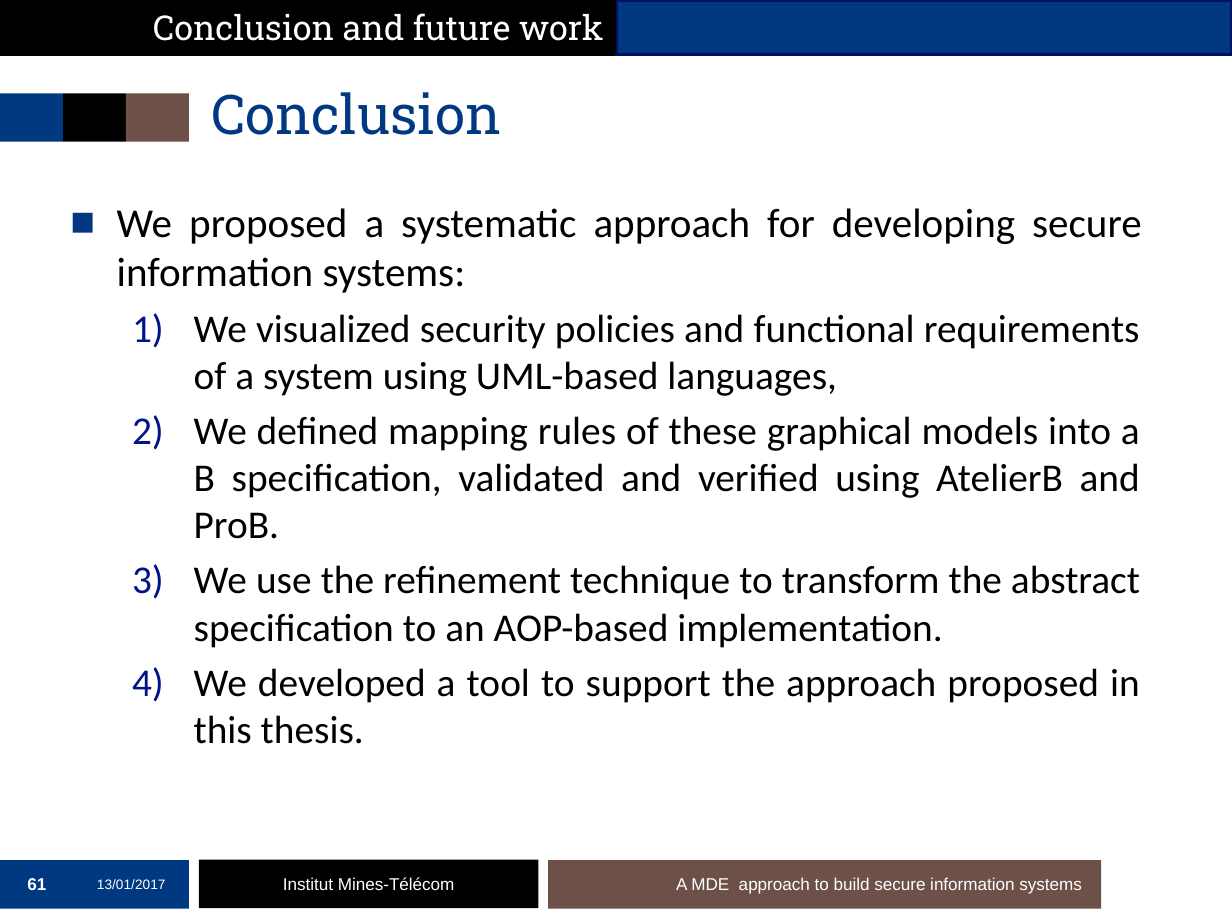
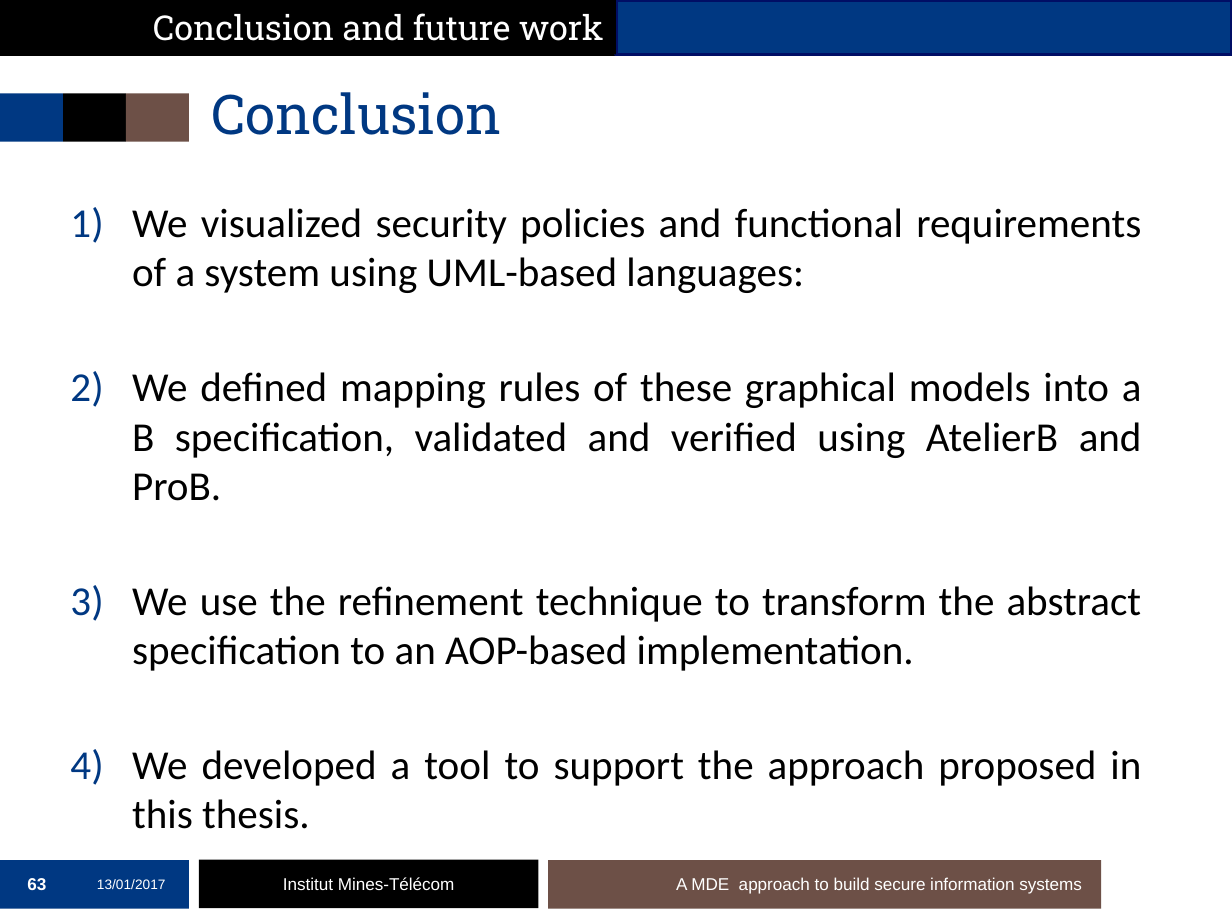
Before and after one commit to mai-ng/phdDefense, a slide deck: slide 63 of slides/presentation-defense.pptx (slide 61 before the commit). Drawn at 1232x924 pixels with LibreOffice and Linux fonts; fonts in the diff are those of the drawing; background and template pictures are left out. Boxes give left, top, right and bottom in pixels: in the first picture for what was removed or moved away, otherwise in the second. Text is boxed around its words. In the diff, an @@ line names an element or a change of style, - is before the commit and + after.

Commit message:
update the slides

```diff
--- a/slides/presentation-defense.pptx
+++ b/slides/presentation-defense.pptx
@@ text at [132,208,1141,293]: text changed; size 23 to 24 pt @@
-■ We proposed a systematic approach for developing secure information systems:
-  1) We visualized security policies and functional requirements of a system using UML-based languages,
+1) We visualized security policies and functional requirements of a system using UML-based languages:
@@ text at [132,372,1142,829]: size 23 to 24 pt in "We defined mapping rules of these graphical ...", "We use the refinement technique to transform ...", "We developed a tool to support the ..."; list level 2 to 1 in "We defined mapping rules of ..."; bullet colour #001489 to #003882; list level 2 to 1 in "We use the refinement technique ..."; list level 2 to 1 in "We developed a tool to ..." @@
@@ page number at [27,878,46,890]: text changed @@
-61
+63
```
Also in this commit, not shown: 11 other slides changed, 3 slides added.
